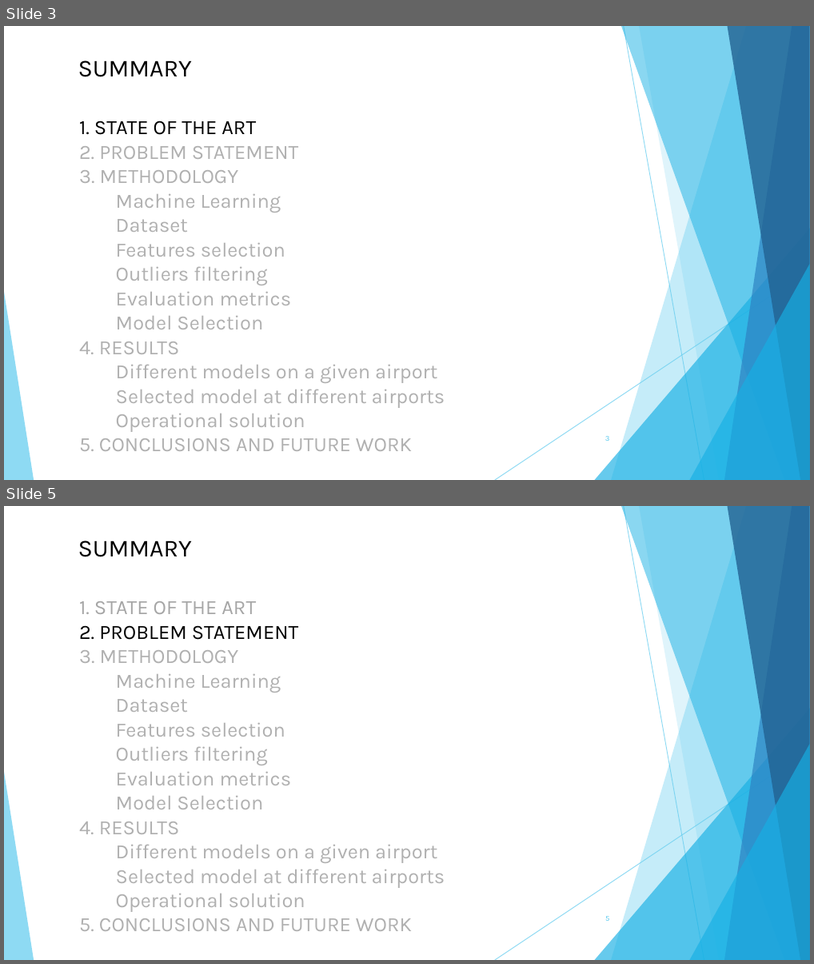
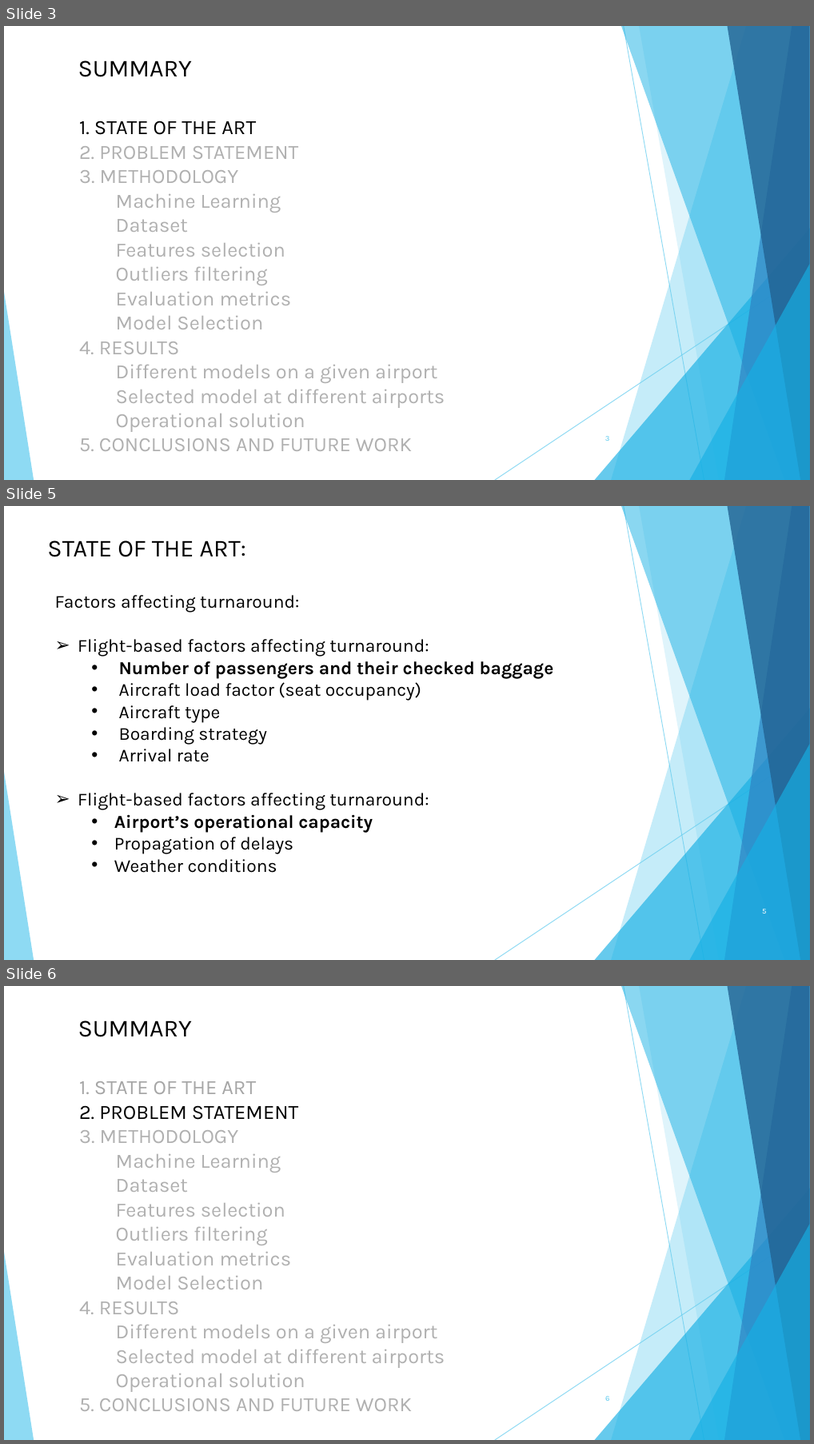
Before and after one commit to AlvaroRevi/Turnaround_TFM, a slide deck: PresentacionTFM.pptx. Shown one above the other, each under a label of ours: slides 3 and 5 before the commit, slides 3, 5 and 6 after it; the slides between them are not shown. The pictures are 814x964 and 814x1444 pixels, drawn with LibreOffice and Linux fonts; fonts in the diff are those of the drawing. Boxes give left, top, right and bottom in pixels: in the first picture for what was removed or moved away, otherwise in the second. Text is boxed around its words. In the diff, an @@ line names an element or a change of style, - is before the commit and + after.

```diff
--- a/PresentacionTFM.pptx
+++ b/PresentacionTFM.pptx
@@ slide 5 added at (4,506,810,960), background #FFFFFF; not listed: 10 template elements that a slide beside it also shows @@
@@ title added at (47,540,246,557), 24 pt, text #000000 @@
+STATE OF THE ART:
@@ text added at (55,595,554,872), 18 pt, text #000000 @@
+Factors affecting turnaround:
+➢ Flight-based factors affecting turnaround:
+  • Number of passengers and their checked baggage
+  • Aircraft load factor (seat occupancy)
+  • Aircraft type
+  • Boarding strategy
+  • Arrival rate
+➢ Flight-based factors affecting turnaround:
+  • Airport’s operational capacity
+  • Propagation of delays
+  • Weather conditions
@@ page number added at (762,908,766,913), 7.4 pt, text #FFFFFF @@
+5
@@ what was slide 5 is now slide 6 @@
```
Also in this commit, not shown: 7 slides changed.
